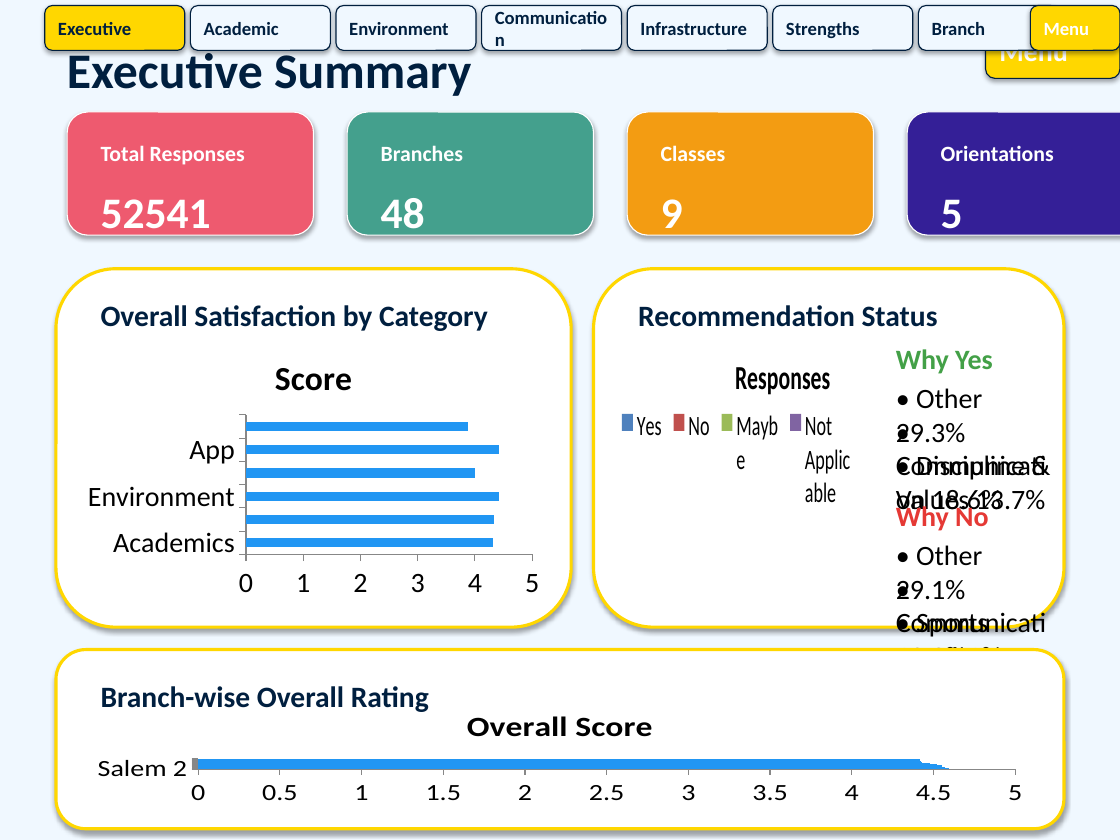
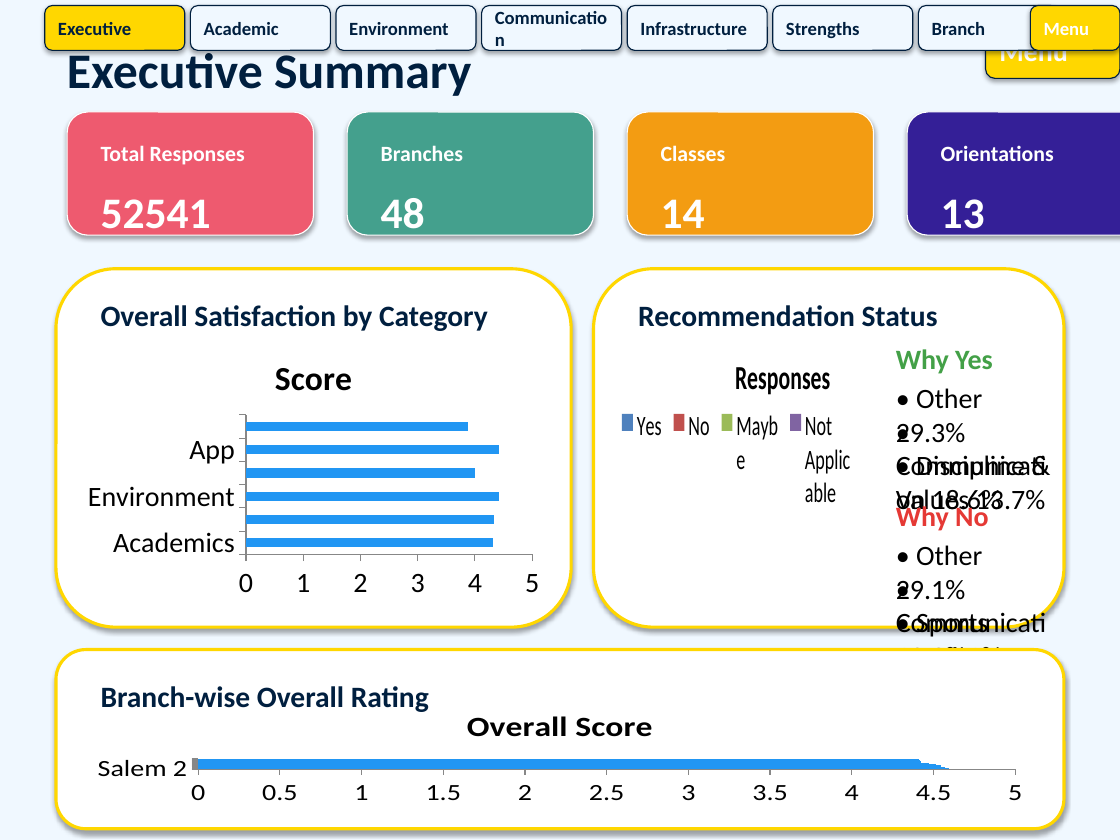
Before and after one commit to commonlearning892/feedback, a slide deck: slide 3 of Pre_Primary_Feedback_Analysis.pptx. Drawn at 1120x840 pixels with LibreOffice and Linux fonts; fonts in the diff are those of the drawing. Boxes give left, top, right and bottom in pixels: in the first picture for what was removed or moved away, otherwise in the second. Text is boxed around its words. In the diff, an @@ line names an element or a change of style, - is before the commit and + after.

```diff
--- a/Pre_Primary_Feedback_Analysis.pptx
+++ b/Pre_Primary_Feedback_Analysis.pptx
@@ text at (x1=661, y1=199, x2=705, y2=239): text changed @@
-9
+14
@@ text at (x1=941, y1=199, x2=985, y2=239): text changed @@
-5
+13
```
Also in this commit, not shown: 1 other slide changed, 3 other files.
